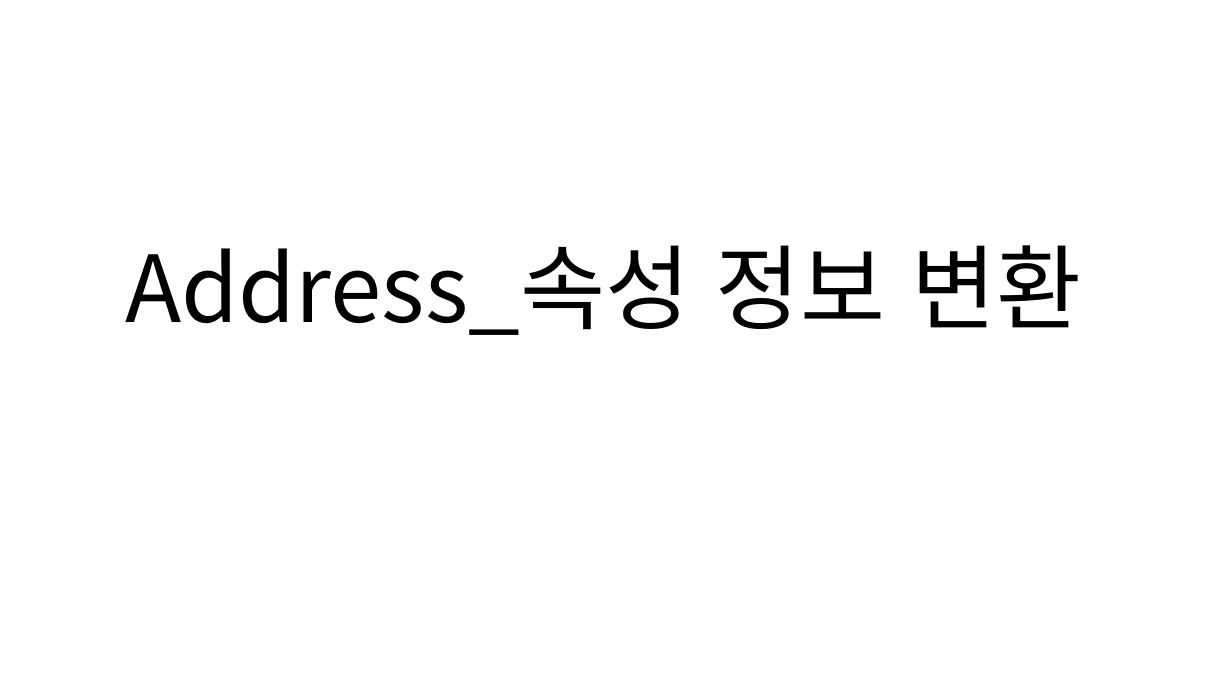
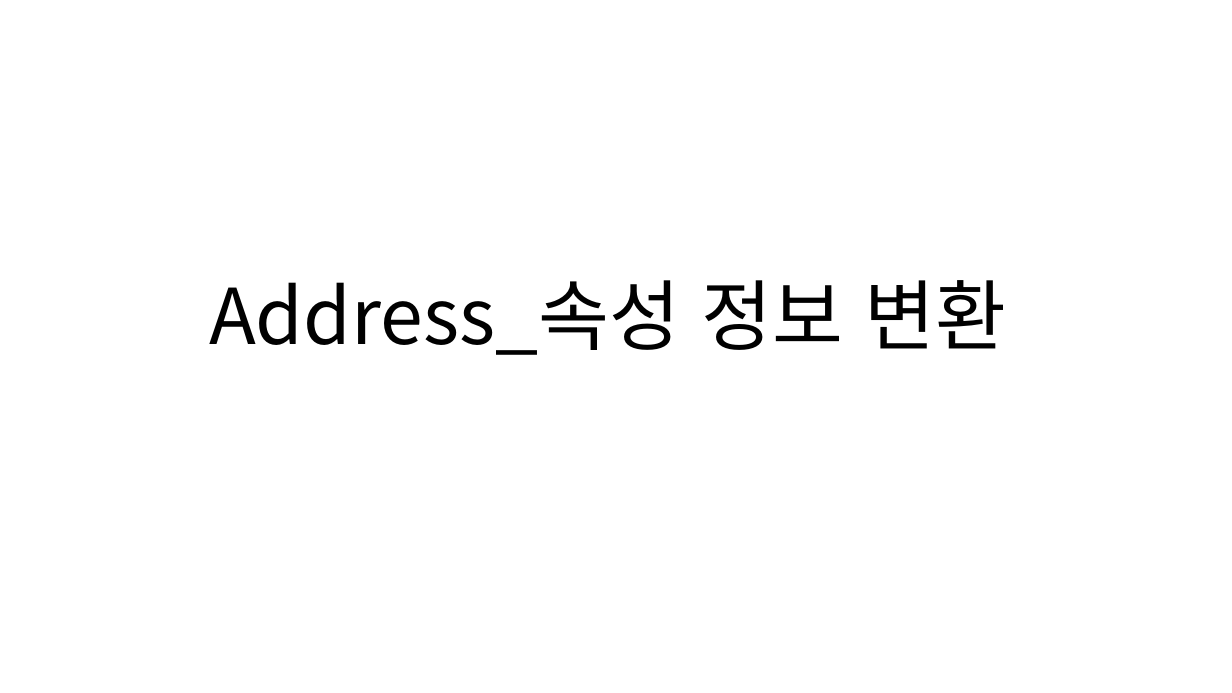
Before and after one commit to ktw09876/Python, a slide deck: slide 1 of Nori_tool_address/Nori_tool_flowchart/Addr_속성정보 변환.pptx. Drawn at 1232x693 pixels with LibreOffice and Linux fonts; fonts in the diff are those of the drawing. Boxes give left, top, right and bottom in pixels: in the first picture for what was removed or moved away, otherwise in the second. Text is boxed around its words. In the diff, an @@ line names an element or a change of style, - is before the commit and + after.

```diff
--- a/Nori_tool_address/Nori_tool_flowchart/Addr_속성정보 변환.pptx
+++ b/Nori_tool_address/Nori_tool_flowchart/Addr_속성정보 변환.pptx
@@ text "Address_속성 정보 변환": place and size @@
-text "Address_속성 정보 변환" at (125,245,1082,335)
+text "Address_속성 정보 변환" at (209,280,1007,355)
@@ text "Address_속성 정보 변환" at (209,280,1007,355): size 72 to 60 pt @@
```
Also in this commit, not shown: 1 other slide changed, 3 slides added, 1 slide removed, 2 other files.
